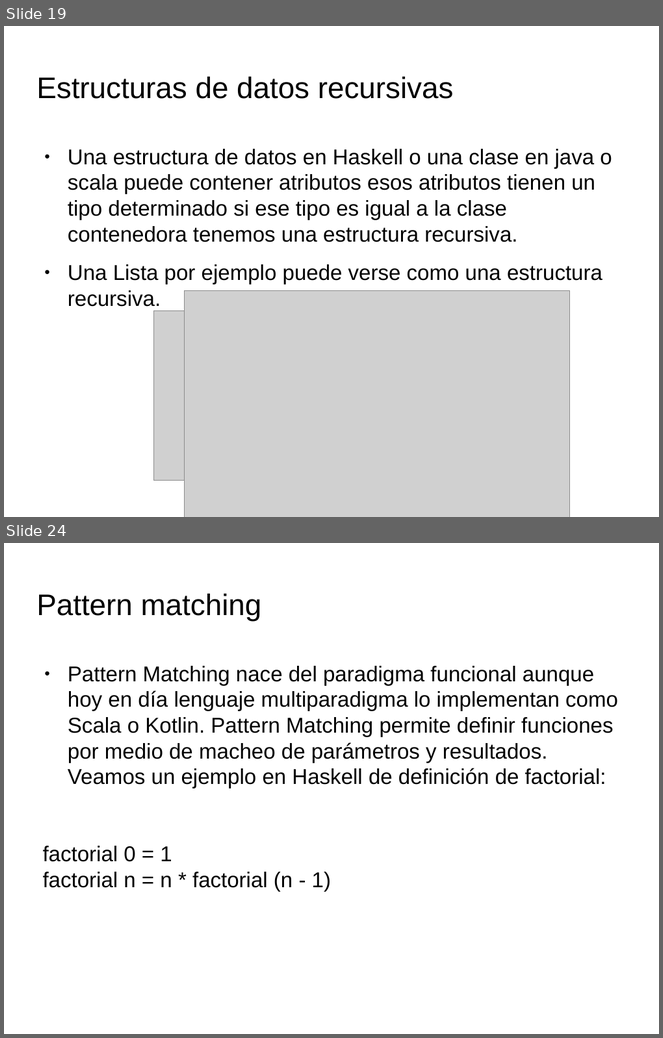
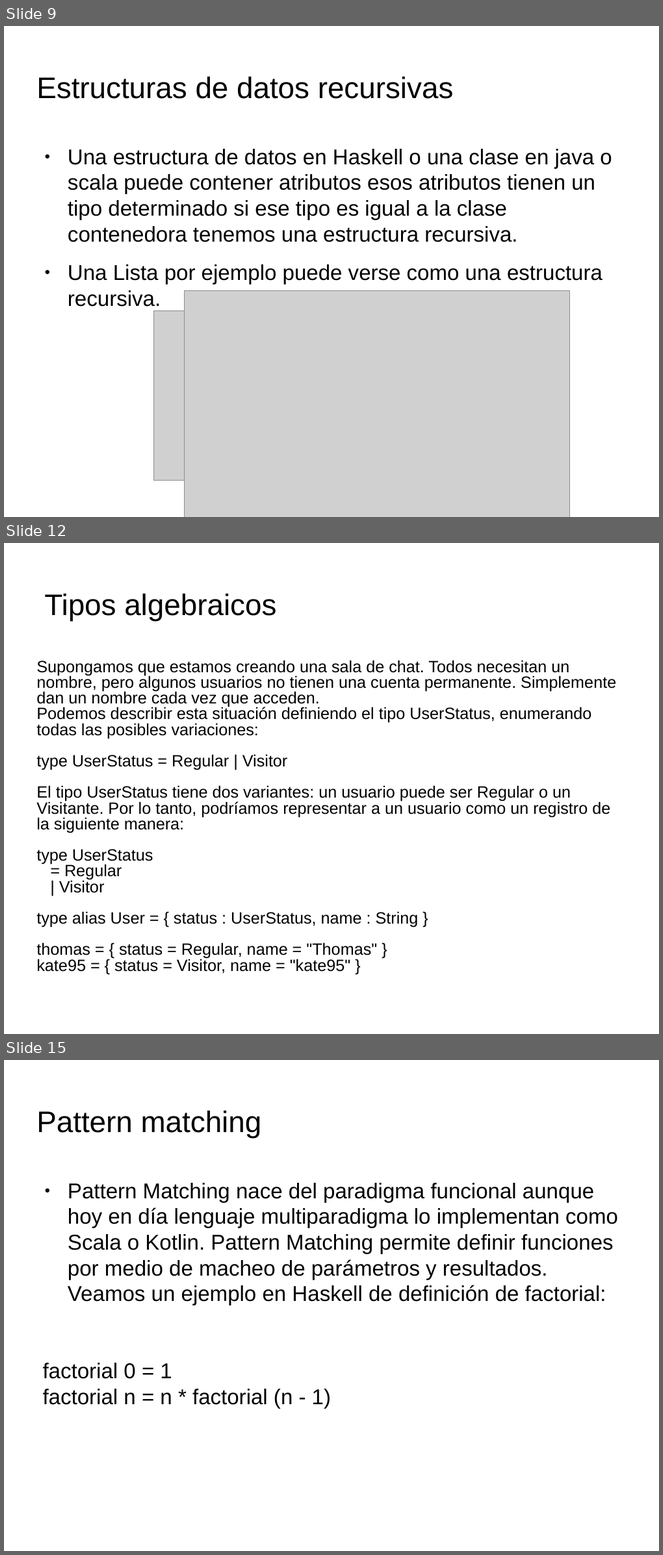
Before and after one commit to totis023/paradigmaUAP2025, a slide deck: funcional/clase3.pptx. Shown one above the other, each under a label of ours: slides 19 and 24 before the commit, slides 9, 12 and 15 after it; the slides between them are not shown. The pictures are 663x1038 and 663x1555 pixels, drawn with LibreOffice and Linux fonts; fonts in the diff are those of the drawing; grey boxes stand for pictures; background and template pictures are left out. Boxes give left, top, right and bottom in pixels: in the first picture for what was removed or moved away, otherwise in the second. Text is boxed around its words. In the diff, an @@ line names an element or a change of style, - is before the commit and + after.

```diff
--- a/funcional/clase3.pptx
+++ b/funcional/clase3.pptx
@@ slide 12 added at <box>4,543,659,1034</box>, background picture (left out) @@
@@ text added at <box>44,593,276,621</box>, 32.7 pt, text #000000 @@
+Tipos algebraicos
@@ text added at <box>36,660,616,974</box>, 18 pt, text #000000 @@
+Supongamos que estamos creando una sala de chat. Todos necesitan un nombre, pero algunos usuarios no tienen una cuenta permanente. Simplemente dan un nombre cada vez que acceden.
+Podemos describir esta situación definiendo el tipo UserStatus, enumerando todas las posibles variaciones:
+type UserStatus = Regular | Visitor
+El tipo UserStatus tiene dos variantes: un usuario puede ser Regular o un Visitante. Por lo tanto, podríamos representar a un usuario como un registro de la siguiente manera:
+type UserStatus
+= Regular
+| Visitor
+type alias User = { status : UserStatus, name : String }
+thomas = { status = Regular, name = "Thomas" }
+kate95 = { status = Visitor, name = "kate95" }
@@ what was slide 19 is now slide 9 @@
@@ what was slide 24 is now slide 15 @@
```
Also in this commit, not shown: 2 slides changed, 7 other slides added, 21 slides removed, 1 other file.
